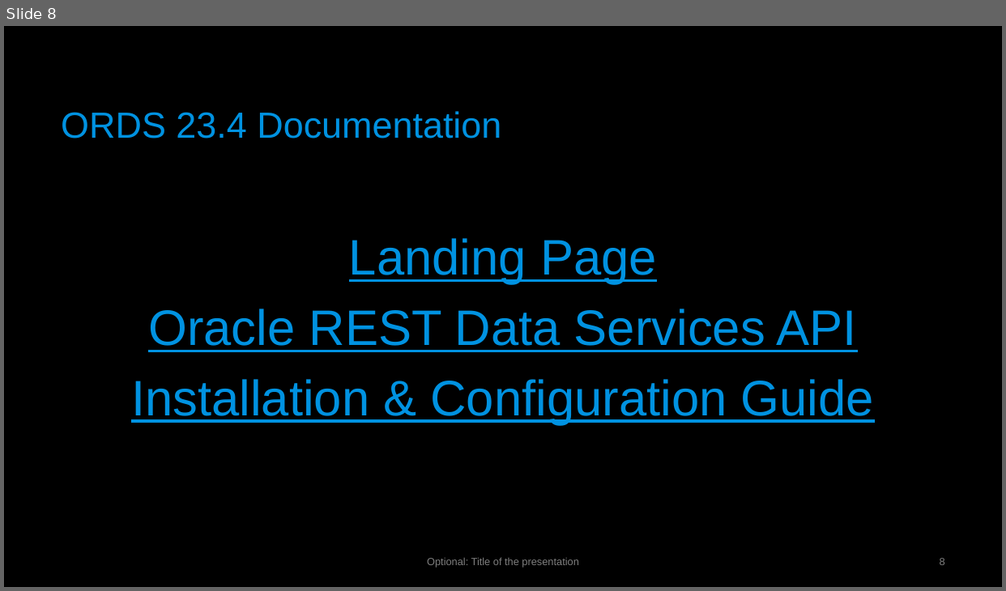
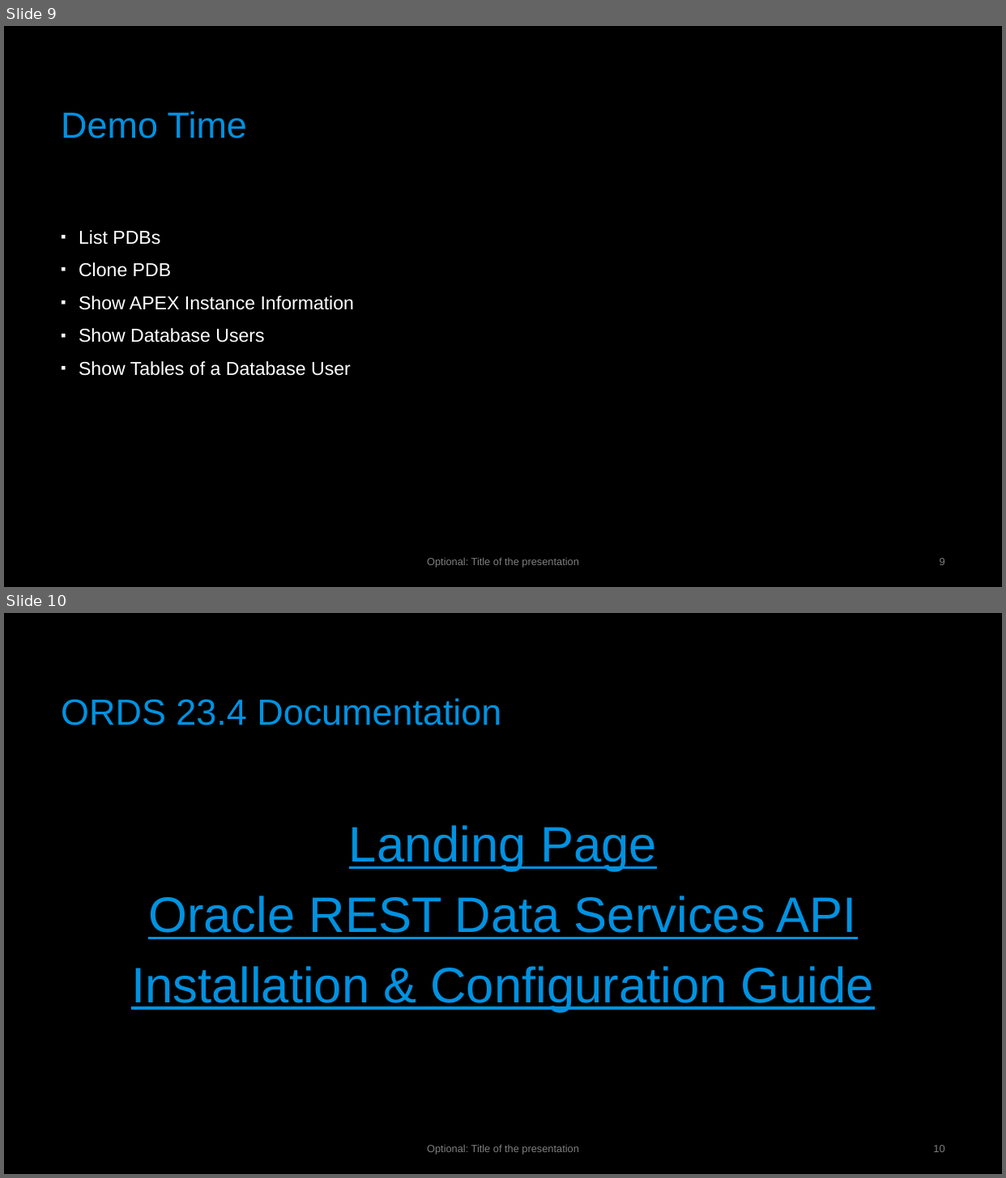
Before and after one commit to commi235/ords-and-apex, a slide deck: presemtations/ords-and-apex.pptx. Shown one above the other, each under a label of ours: slide 8 before the commit, slides 9 and 10 after it. The pictures are 1006x591 and 1006x1178 pixels, drawn with LibreOffice and Linux fonts; fonts in the diff are those of the drawing; background and template pictures are left out. Boxes give left, top, right and bottom in pixels: in the first picture for what was removed or moved away, otherwise in the second. Text is boxed around its words. In the diff, an @@ line names an element or a change of style, - is before the commit and + after.

```diff
--- a/presemtations/ords-and-apex.pptx
+++ b/presemtations/ords-and-apex.pptx
@@ slide 9 added at <box>4,26,1002,587</box>, background #000000 @@
@@ title added at <box>61,111,247,139</box>, 35 pt, text #0092E1 @@
+Demo Time
@@ text added at <box>79,230,354,376</box>, 18 pt, text #FFFFFF @@
+▪ List PDBs
+▪ Clone PDB
+▪ Show APEX Instance Information
+▪ Show Database Users
+▪ Show Tables of a Database User
@@ text added at <box>427,558,578,568</box>, 10 pt, text #7F7F7F @@
+Optional: Title of the presentation
@@ page number added at <box>940,558,945,565</box>, 10 pt, text #7F7F7F @@
+9
@@ what was slide 8 is now slide 10 @@
@@ page number at <box>933,1145,944,1152</box>: text changed @@
-8
+10
```
Also in this commit, not shown: 2 other slides added, 3 other files.
